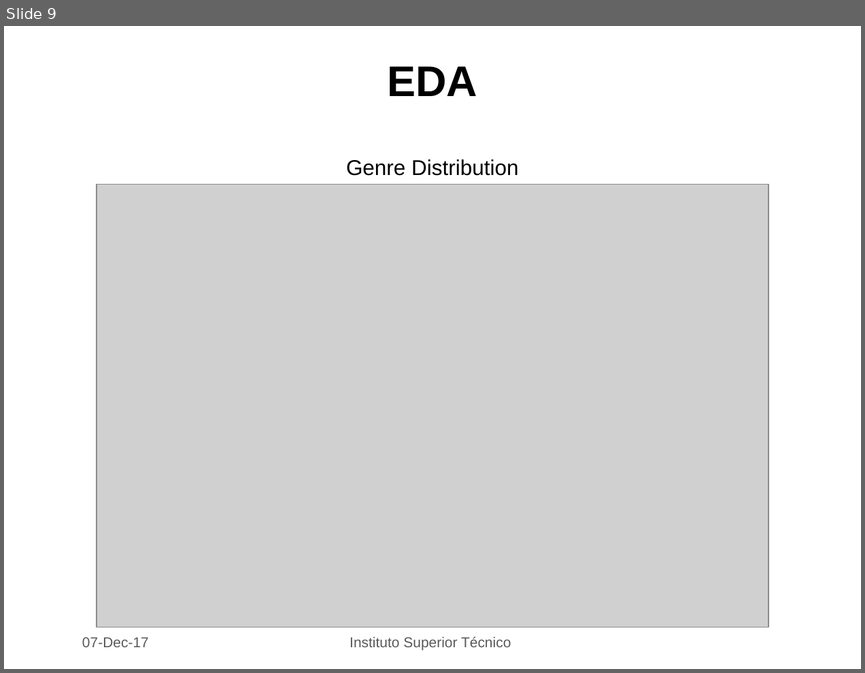
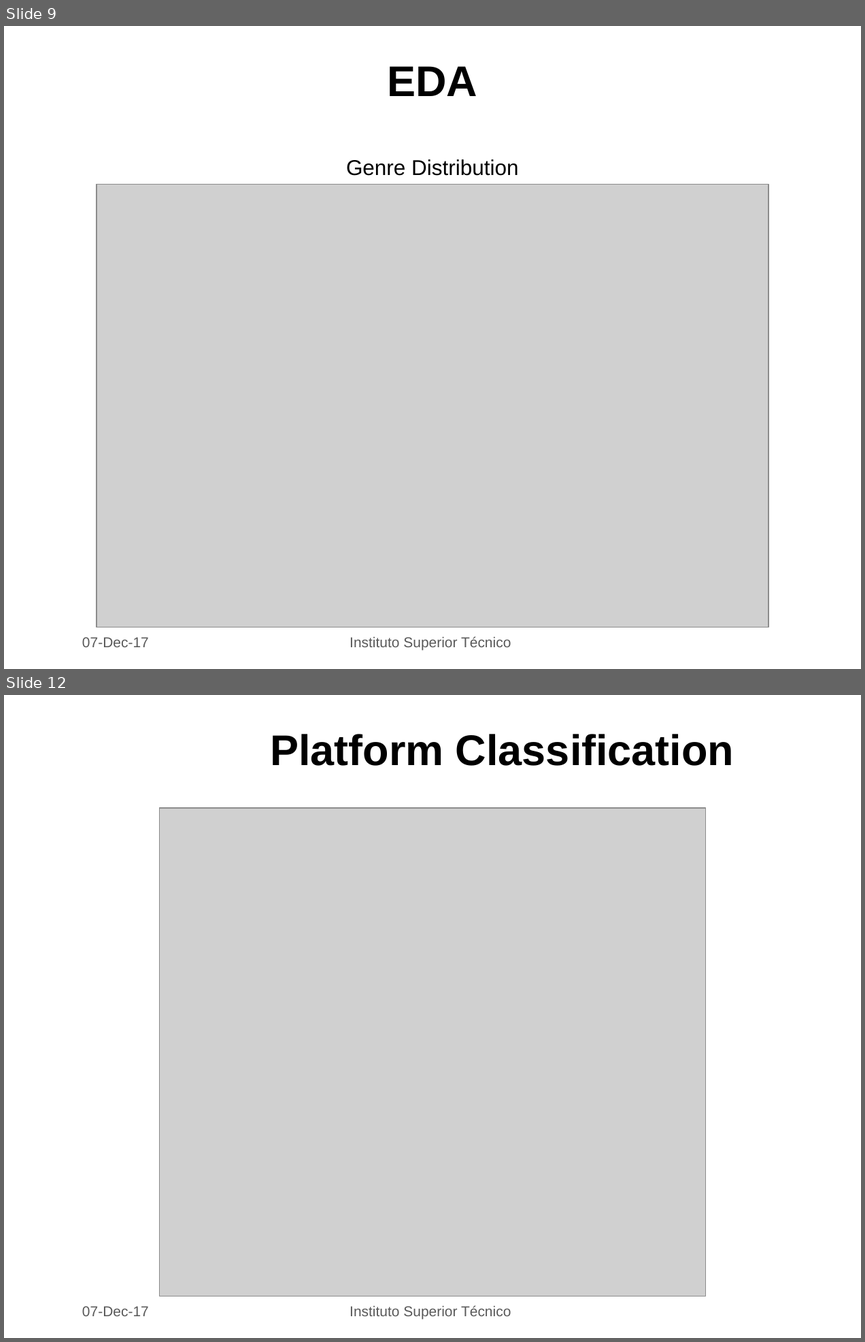
Before and after one commit to PedroLFerreira/Videogame-Data-Mining, a slide deck: dataMining.pptx. Shown one above the other, each under a label of ours: slide 9 before the commit, slides 9 and 12 after it; the slides between them are not shown. The pictures are 865x673 and 865x1342 pixels, drawn with LibreOffice and Linux fonts; fonts in the diff are those of the drawing; grey boxes stand for pictures; background and template pictures are left out. Boxes give left, top, right and bottom in pixels: in the first picture for what was removed or moved away, otherwise in the second. Text is boxed around its words. In the diff, an @@ line names an element or a change of style, - is before the commit and + after.

```diff
--- a/dataMining.pptx
+++ b/dataMining.pptx
@@ slide 12 added at (x1=4, y1=695, x2=861, y2=1338), background picture (left out) @@
@@ title added at (x1=270, y1=734, x2=734, y2=766), 36 pt, text #000000, bold @@
+Platform Classification
@@ picture added at (x1=159, y1=808, x2=705, y2=1297) @@
@@ text added at (x1=82, y1=1306, x2=149, y2=1316), 12 pt, text #595959 @@
+07-Dec-17
@@ text added at (x1=349, y1=1305, x2=511, y2=1319), 12 pt, text #595959 @@
+Instituto Superior Técnico
```
Also in this commit, not shown: 1 slide changed, 5 other slides added.
